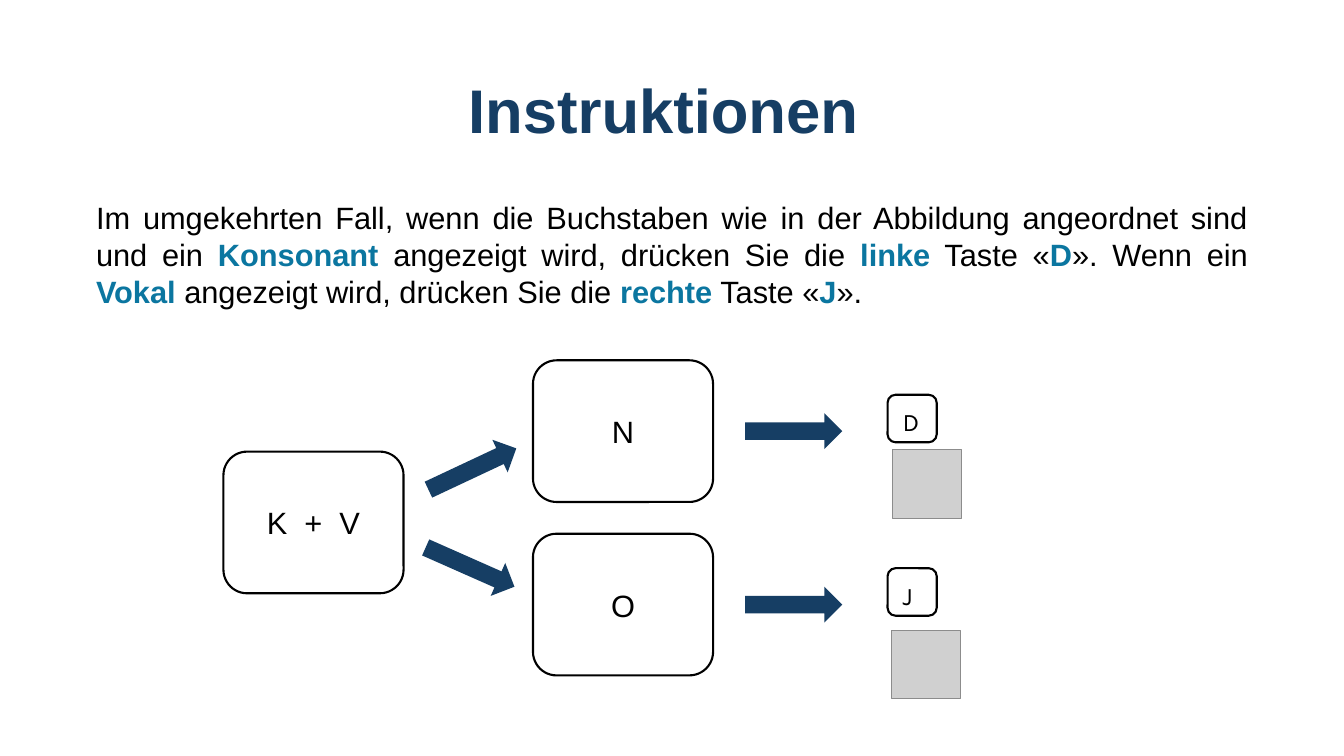
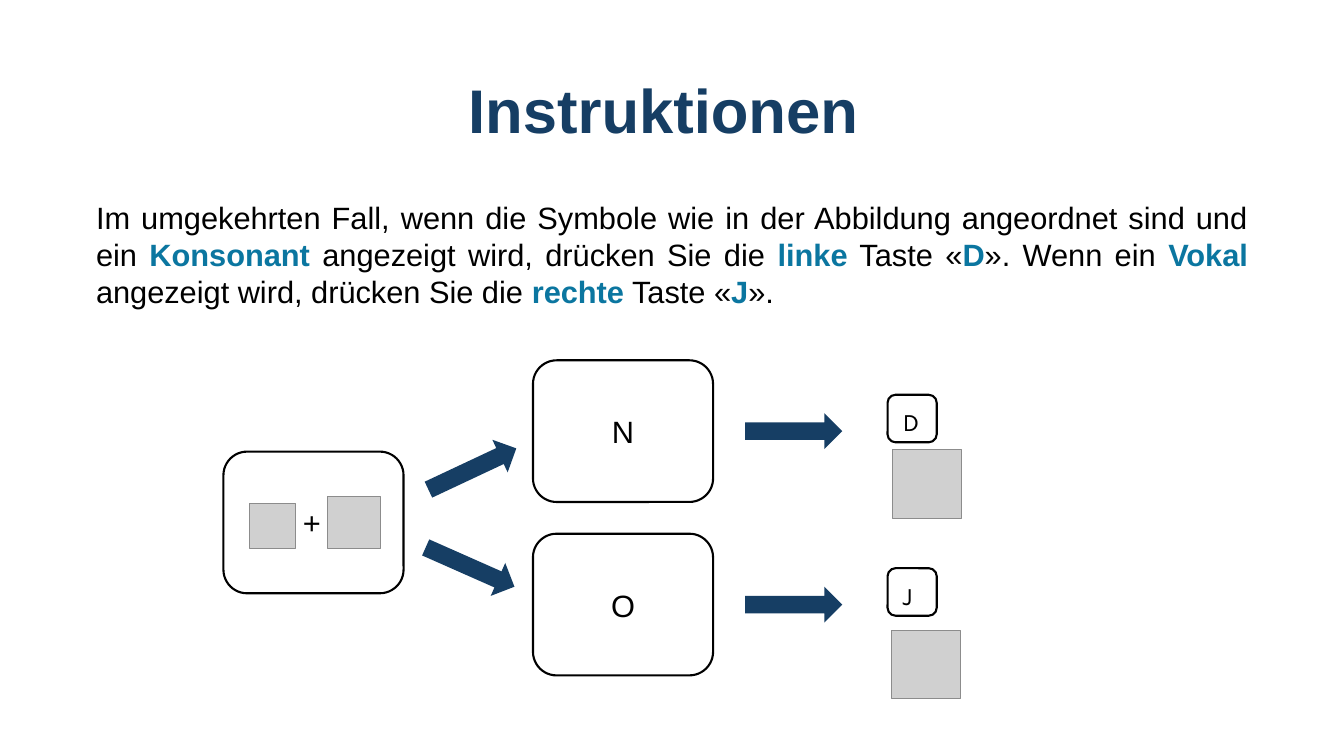
Before and after one commit to GidonFrischkorn/Ambizione-IndividualDifferencesStudy, a slide deck: slide 5 of tasks/letter-judgement-changingSR/Instructions_letterchangeSR.pptx. Drawn at 1344x756 pixels with LibreOffice and Linux fonts; fonts in the diff are those of the drawing; grey boxes stand for pictures. Boxes give left, top, right and bottom in pixels: in the first picture for what was removed or moved away, otherwise in the second. Text is boxed around its words. In the diff, an @@ line names an element or a change of style, - is before the commit and + after.

```diff
--- a/tasks/letter-judgement-changingSR/Instructions_letterchangeSR.pptx
+++ b/tasks/letter-judgement-changingSR/Instructions_letterchangeSR.pptx
@@ text at (96, 206, 1248, 309): text changed @@
-Im umgekehrten Fall, wenn die Buchstaben wie in der Abbildung angeordnet sind und ein Konsonant angezeigt wird, drücken Sie die linke Taste «D». Wenn ein Vokal angezeigt wird, drücken Sie die rechte Taste «J».
+Im umgekehrten Fall, wenn die Symbole wie in der Abbildung angeordnet sind und ein Konsonant angezeigt wird, drücken Sie die linke Taste «D». Wenn ein Vokal angezeigt wird, drücken Sie die rechte Taste «J».
@@ picture added at (250, 503, 295, 548) @@
@@ picture added at (328, 496, 380, 548) @@
@@ text at (267, 512, 360, 534): text changed @@
-K + V
++
```
Also in this commit, not shown: 3 other slides changed, 18 other files.
